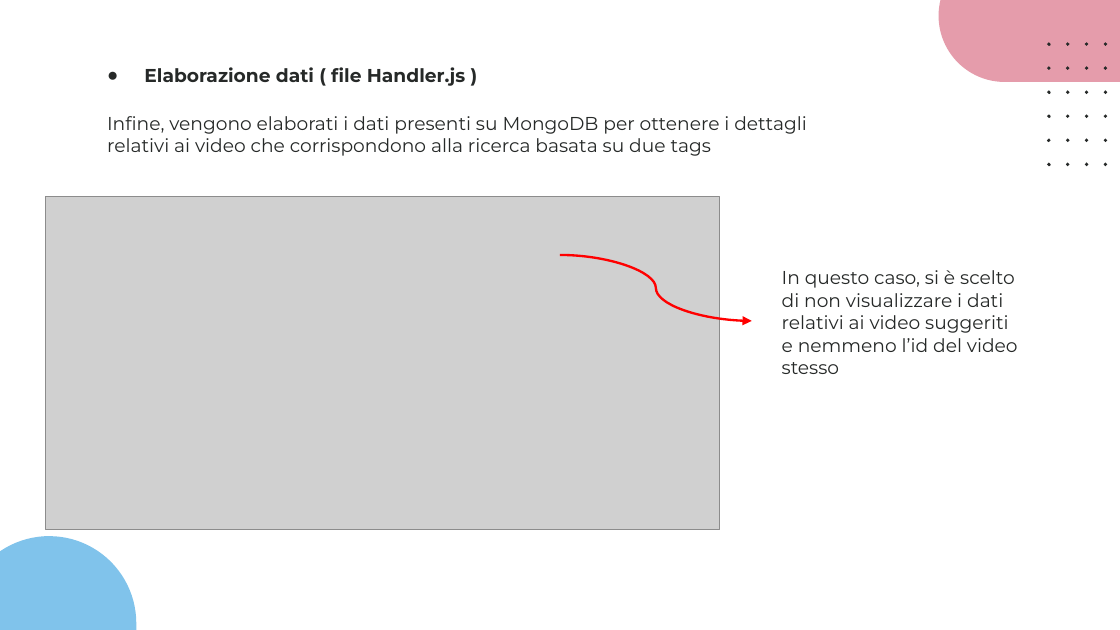
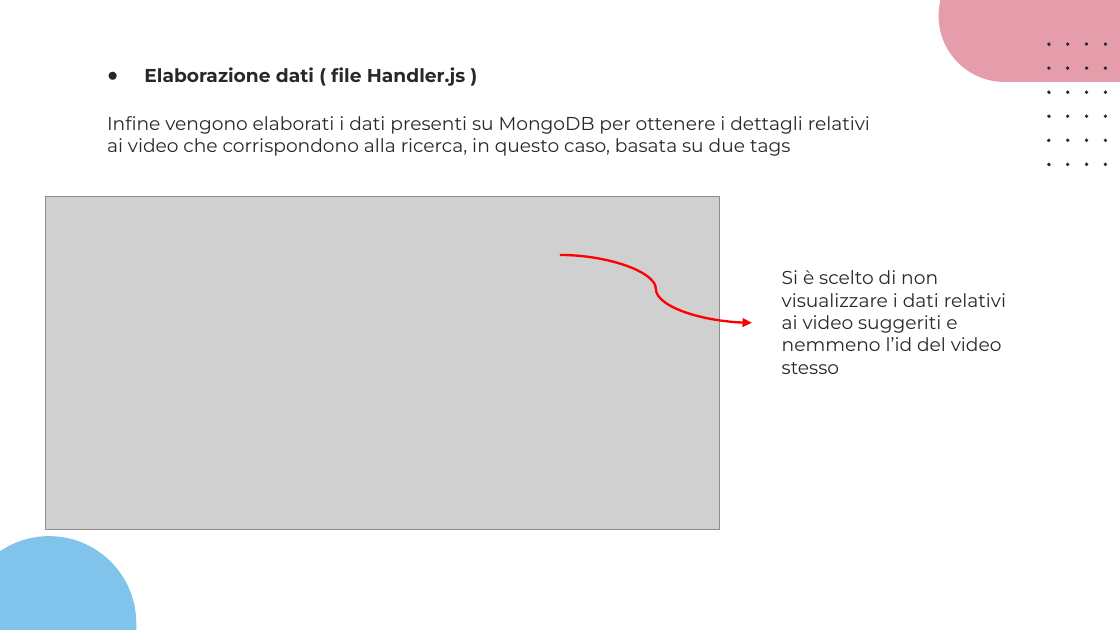
Before and after one commit to slocatelli30/CommuniTEDx, a slide deck: slide 34 of Progetto3.0/CommuniTEDx_3.0.pptx. Drawn at 1120x630 pixels with LibreOffice and Linux fonts; fonts in the diff are those of the drawing; grey boxes stand for pictures. Boxes give left, top, right and bottom in pixels: in the first picture for what was removed or moved away, otherwise in the second. Text is boxed around its words. In the diff, an @@ line names an element or a change of style, - is before the commit and + after.

```diff
--- a/Progetto3.0/CommuniTEDx_3.0.pptx
+++ b/Progetto3.0/CommuniTEDx_3.0.pptx
@@ text at (x1=107, y1=116, x2=870, y2=156): text changed @@
-Infine, vengono elaborati i dati presenti su MongoDB per ottenere i dettagli relativi ai video che corrispondono alla ricerca basata su due tags
+Infine vengono elaborati i dati presenti su MongoDB per ottenere i dettagli relativi ai video che corrispondono alla ricerca, in questo caso, basata su due tags
@@ curved arrow (560, 255) - (752, 323): route changed @@
@@ text at (x1=782, y1=270, x2=1006, y2=374): text changed @@
-In questo caso, si è scelto di non visualizzare i dati relativi ai video suggeriti e nemmeno l’id del video stesso
+Si è scelto di non visualizzare i dati relativi ai video suggeriti e nemmeno l’id del video stesso
```
Also in this commit, not shown: 11 other slides changed, 1 other file.
